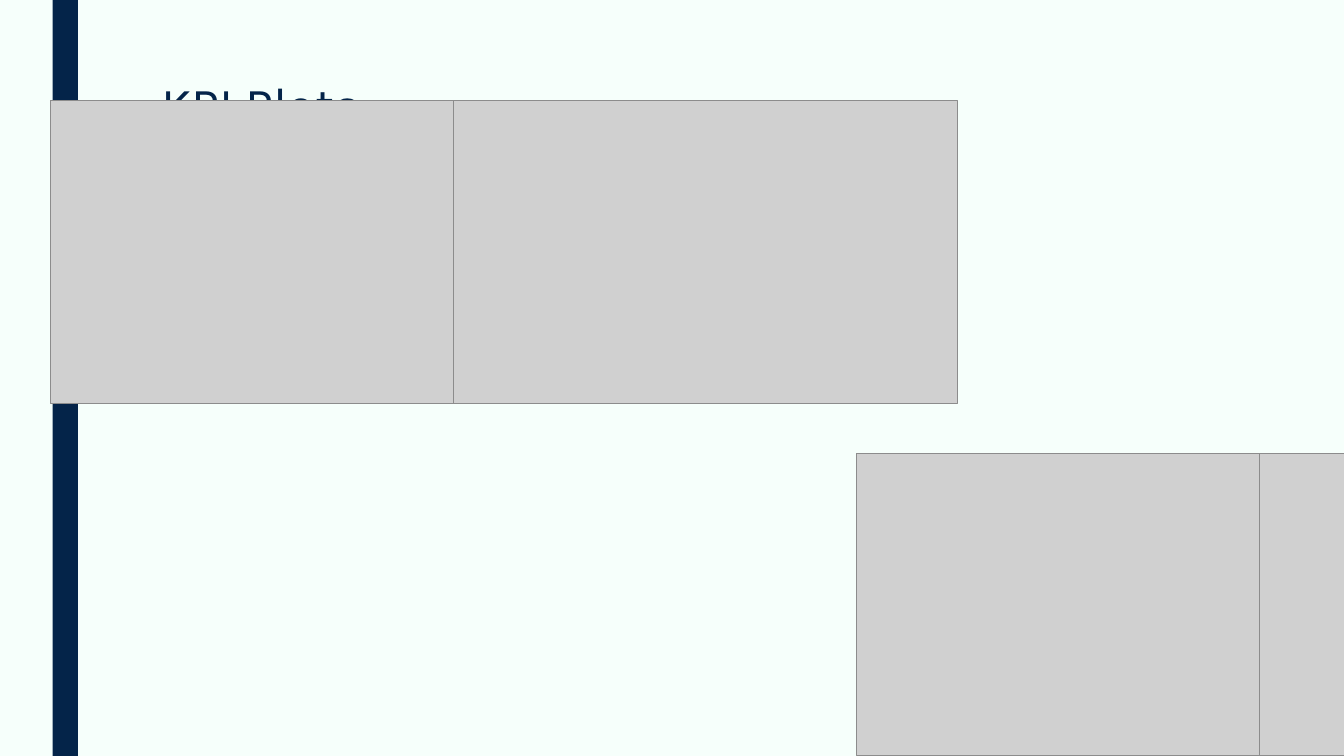
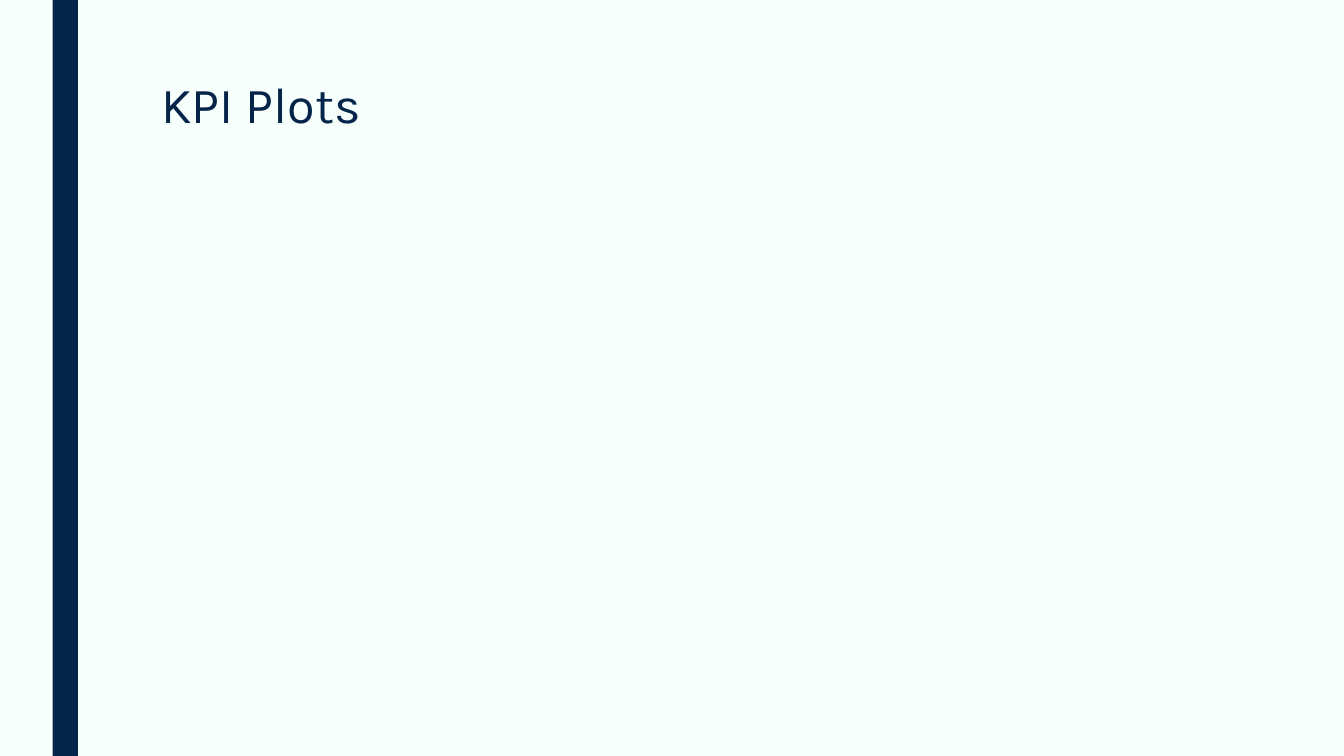
Before and after one commit to devangovind/AMUCLDISS, a slide deck: slide 6 of fastapi-backend/pres/output.pptx. Drawn at 1344x756 pixels with LibreOffice and Linux fonts; fonts in the diff are those of the drawing; grey boxes stand for pictures. Boxes give left, top, right and bottom in pixels: in the first picture for what was removed or moved away, otherwise in the second. Text is boxed around its words. In the diff, an @@ line names an element or a change of style, - is before the commit and + after.

```diff
--- a/fastapi-backend/pres/output.pptx
+++ b/fastapi-backend/pres/output.pptx
@@ picture removed at box(50, 101, 555, 403) @@
@@ picture removed at box(454, 101, 958, 403) @@
@@ picture removed at box(857, 454, 1344, 756) @@
@@ picture removed at box(1260, 454, 1344, 756) @@
```
Also in this commit, not shown: 4 other slides changed, 10 other files.
